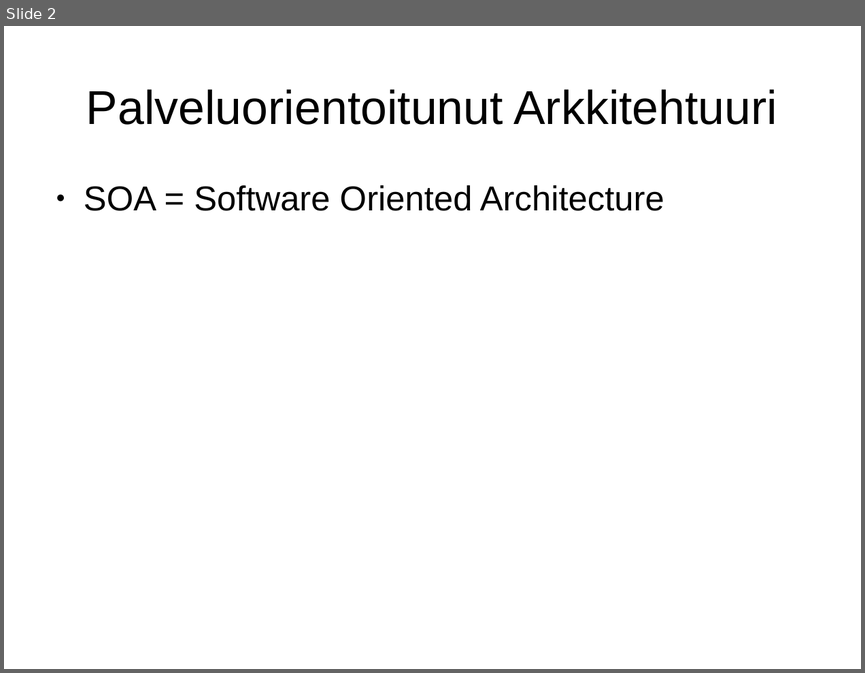
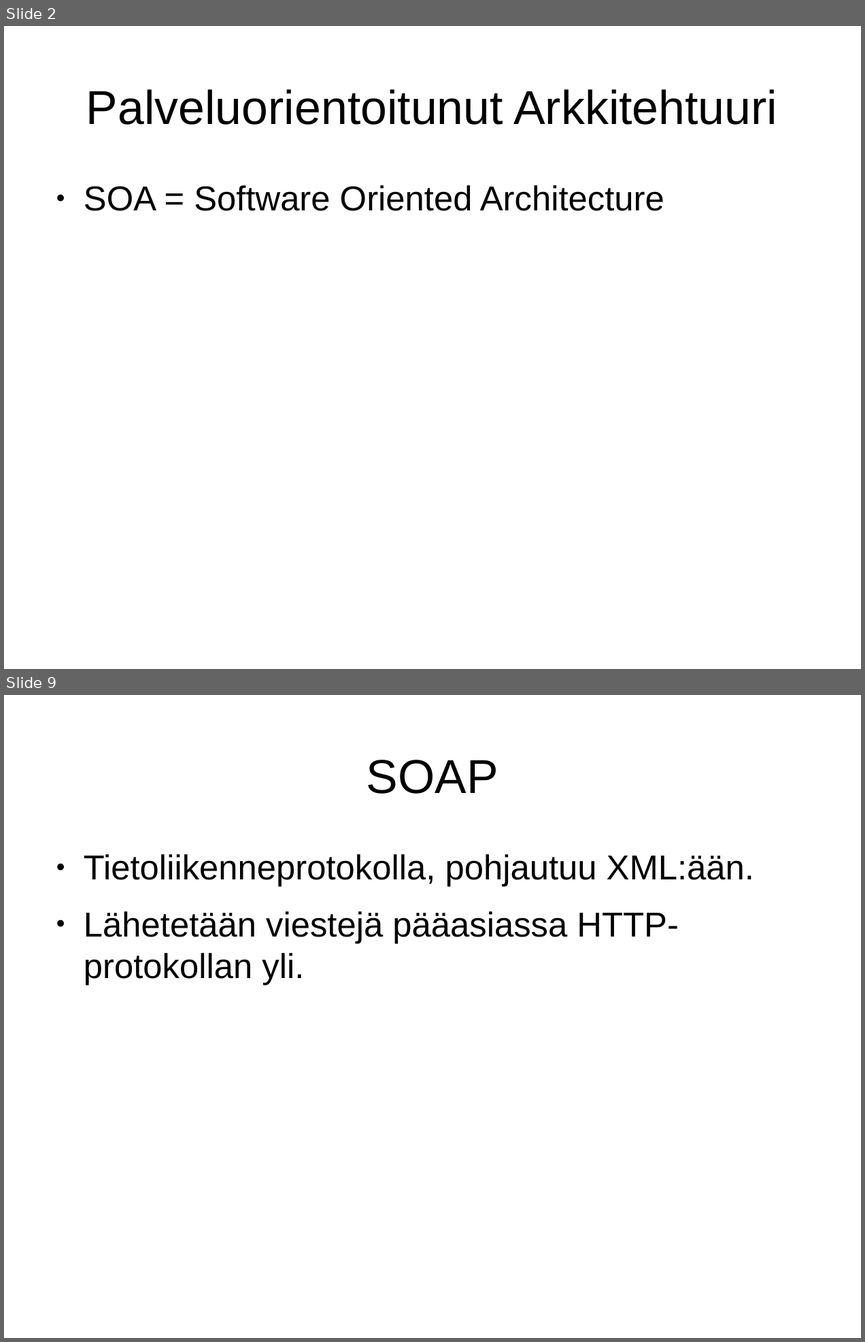
Before and after one commit to Konnila/KandiesitysToni, a slide deck: KandiEsitelma.odp. Shown one above the other, each under a label of ours: slide 2 before the commit, slides 2 and 9 after it; the slides between them are not shown. The pictures are 865x673 and 865x1342 pixels, drawn with LibreOffice and Linux fonts; fonts in the diff are those of the drawing. Boxes give left, top, right and bottom in pixels: in the first picture for what was removed or moved away, otherwise in the second. Text is boxed around its words. In the diff, an @@ line names an element or a change of style, - is before the commit and + after.

```diff
--- a/KandiEsitelma.odp
+++ b/KandiEsitelma.odp
@@ slide 9 added at [4, 695, 861, 1338], background #FFFFFF @@
@@ title added at [366, 760, 498, 794], 44 pt, text #000000 @@
+SOAP
@@ text added at [84, 854, 754, 985], 32 pt, text #000000 @@
+● Tietoliikenneprotokolla, pohjautuu XML:ään.
+● Lähetetään viestejä pääasiassa HTTP-protokollan yli.
```
Also in this commit, not shown: 1 slide changed, 12 other slides added, 1 other file.
